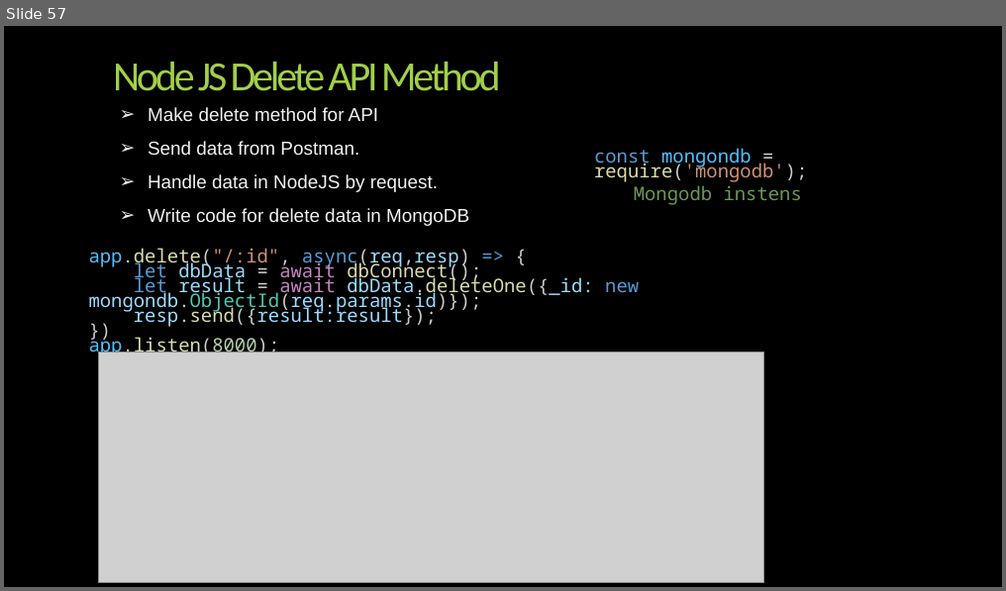
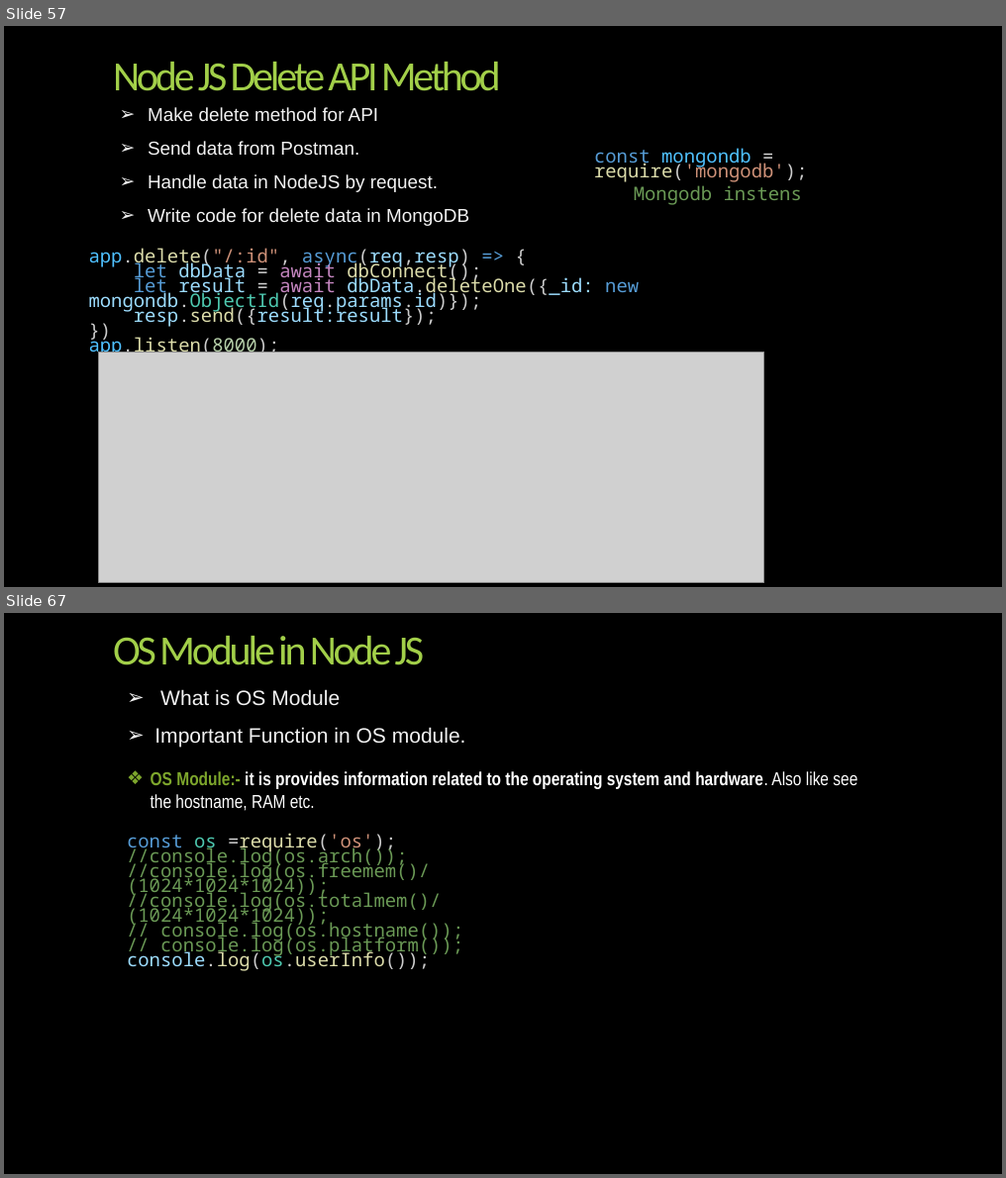
Before and after one commit to Alok2565/nodejs-tut2024, a slide deck: backup_code/NodeJS-full tutorila.pptx. Shown one above the other, each under a label of ours: slide 57 before the commit, slides 57 and 67 after it; the slides between them are not shown. The pictures are 1006x591 and 1006x1178 pixels, drawn with LibreOffice and Linux fonts; fonts in the diff are those of the drawing; grey boxes stand for pictures; background and template pictures are left out. Boxes give left, top, right and bottom in pixels: in the first picture for what was removed or moved away, otherwise in the second. Text is boxed around its words. In the diff, an @@ line names an element or a change of style, - is before the commit and + after.

```diff
--- a/backup_code/NodeJS-full tutorila.pptx
+++ b/backup_code/NodeJS-full tutorila.pptx
@@ slide 67 added at (x1=4, y1=613, x2=1002, y2=1174), background picture (left out) @@
@@ title added at (x1=113, y1=636, x2=424, y2=665), 40 pt, text #A2CF49 @@
+OS Module in Node JS
@@ text added at (x1=154, y1=689, x2=466, y2=747), 20 pt, text #F2F2F2 @@
+➢ What is OS Module
+➢ Important Function in OS module.
@@ text added at (x1=151, y1=771, x2=857, y2=811), 18 pt, text #FFFFFF, bold @@
+❖ OS Module:- it is provides information related to the operating system and hardware. Also like see the hostname, RAM etc.
@@ text added at (x1=127, y1=833, x2=463, y2=971), 18 pt, text #6A9955 @@
+const os =require('os');
+//console.log(os.arch());
+//console.log(os.freemem()/(1024*1024*1024));
+//console.log(os.totalmem()/(1024*1024*1024));
+// console.log(os.hostname());
+// console.log(os.platform());
+console.log(os.userInfo());
```
Also in this commit, not shown: 1 slide changed, 16 other slides added, 5 other files.
